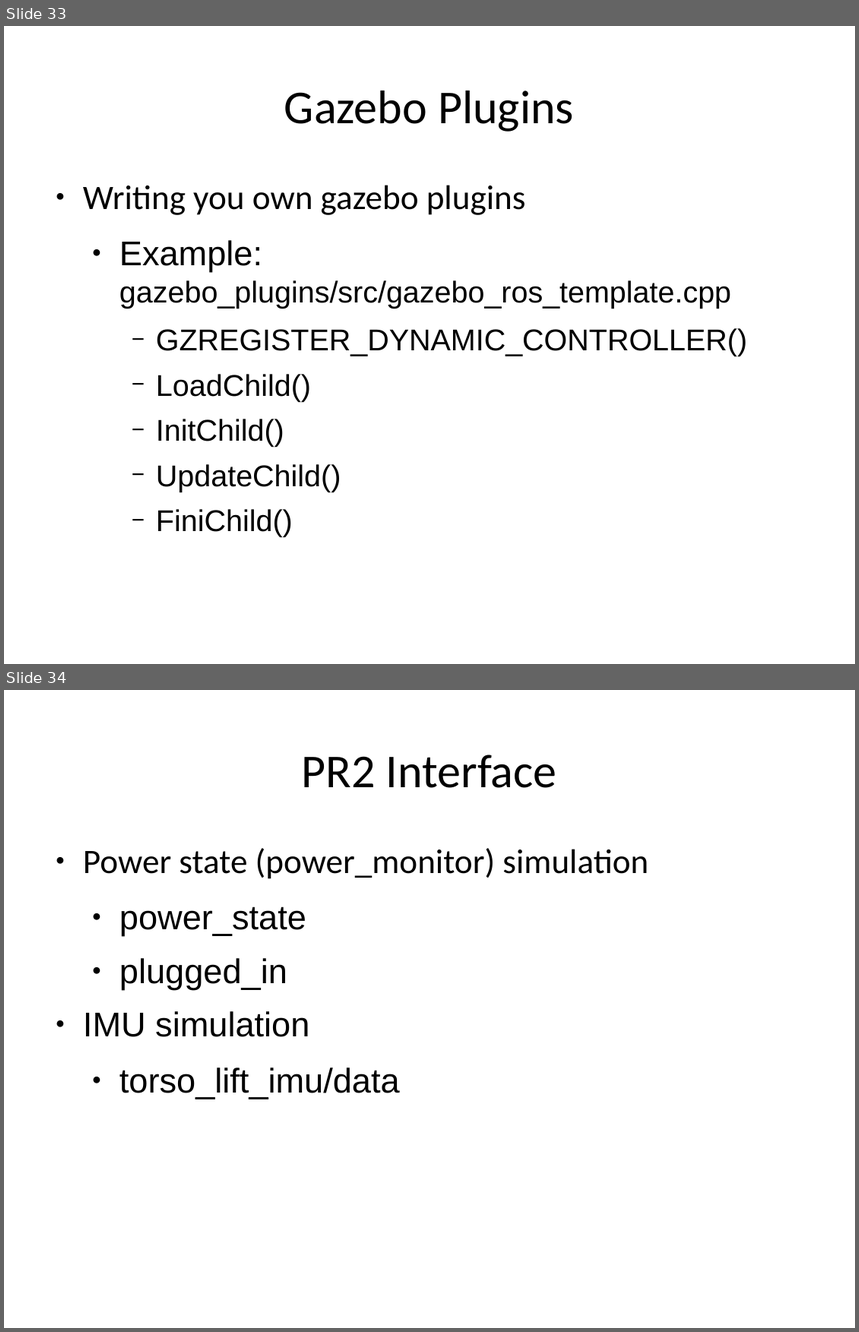
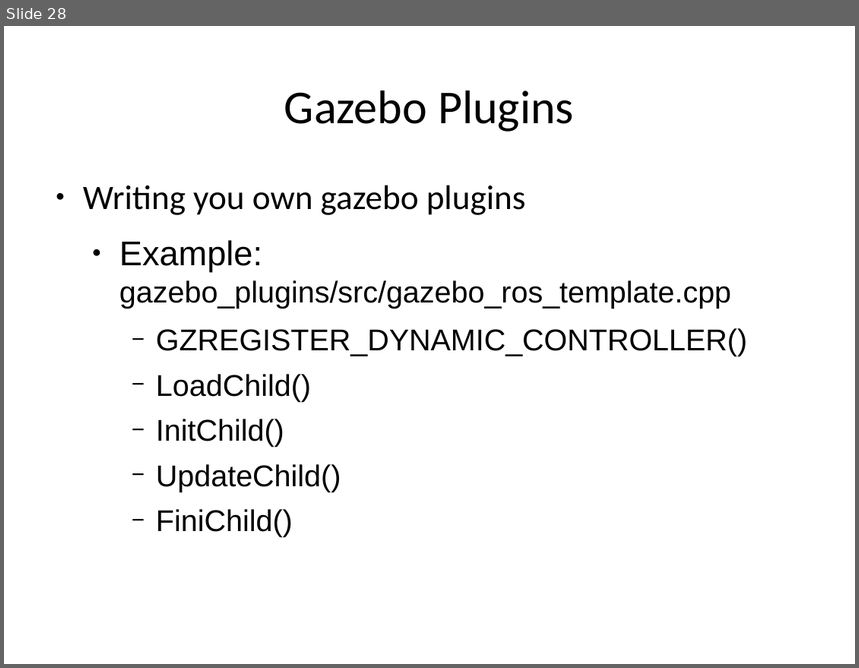
Before and after one commit to PR2/pr2_docs, a slide deck: pr2_training_workshop/simulation/simulation_training_workshop_rev1.odp. Shown one above the other, each under a label of ours: slides 33 and 34 before the commit, slide 28 after it. The pictures are 859x1332 and 859x668 pixels, drawn with LibreOffice and Linux fonts; fonts in the diff are those of the drawing; background and template pictures are left out. Boxes give left, top, right and bottom in pixels: in the first picture for what was removed or moved away, otherwise in the second. Text is boxed around its words. In the diff, an @@ line names an element or a change of style, - is before the commit and + after.

```diff
--- a/pr2_training_workshop/simulation/simulation_training_workshop_rev1.odp
+++ b/pr2_training_workshop/simulation/simulation_training_workshop_rev1.odp
@@ slide 34 removed at box(4, 690, 855, 1328), background picture (left out) @@
@@ title removed at box(302, 755, 557, 788) @@
-PR2 Interface
@@ text removed at box(83, 848, 648, 1100) @@
-● Power state (power_monitor) simulation
-  ● power_state
-  ● plugged_in
-● IMU simulation
-  ● torso_lift_imu/data
@@ page number removed at box(4, 1269, 83, 1308) @@
-34
@@ what was slide 33 is now slide 28 @@
```
Also in this commit, not shown: 10 slides changed, 7 other slides removed.
